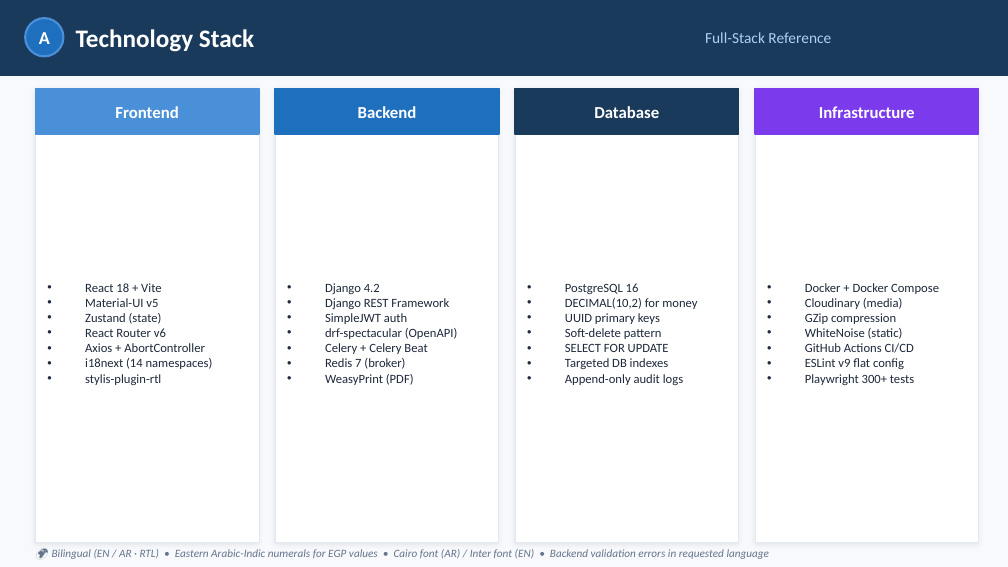
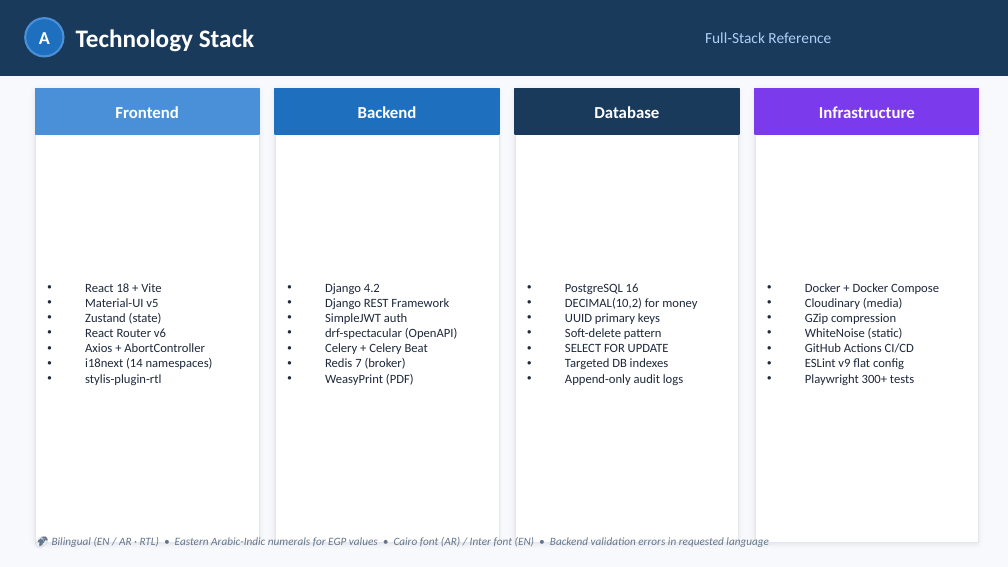
Before and after one commit to Shehab-Magdy/ABEM, a slide deck: slide 13 of documents/ABEM_Workflow_Presentation.pptx. Drawn at 1008x567 pixels with LibreOffice and Linux fonts; fonts in the diff are those of the drawing. Boxes give left, top, right and bottom in pixels: in the first picture for what was removed or moved away, otherwise in the second. Text is boxed around its words. In the diff, an @@ line names an element or a change of style, - is before the commit and + after.

```diff
--- a/documents/ABEM_Workflow_Presentation.pptx
+++ b/documents/ABEM_Workflow_Presentation.pptx
@@ text "🌍 Bilingual (EN / AR ...": place and size @@
-text "🌍 Bilingual (EN / AR ..." at bbox=[52, 549, 770, 559]
+text "🌍 Bilingual (EN / AR ..." at bbox=[52, 537, 769, 547]
```
Also in this commit, not shown: 5 other slides changed.
